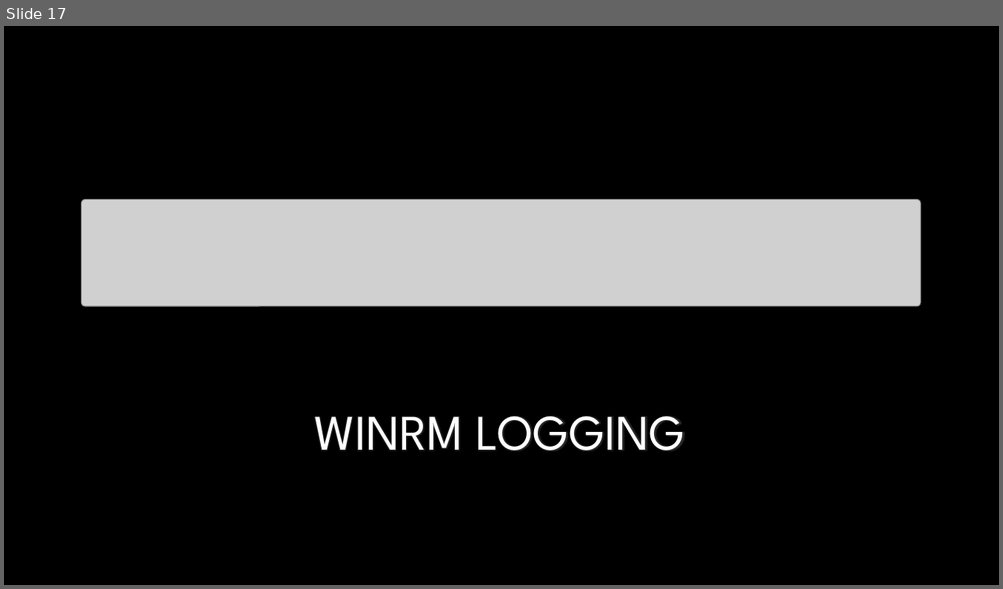
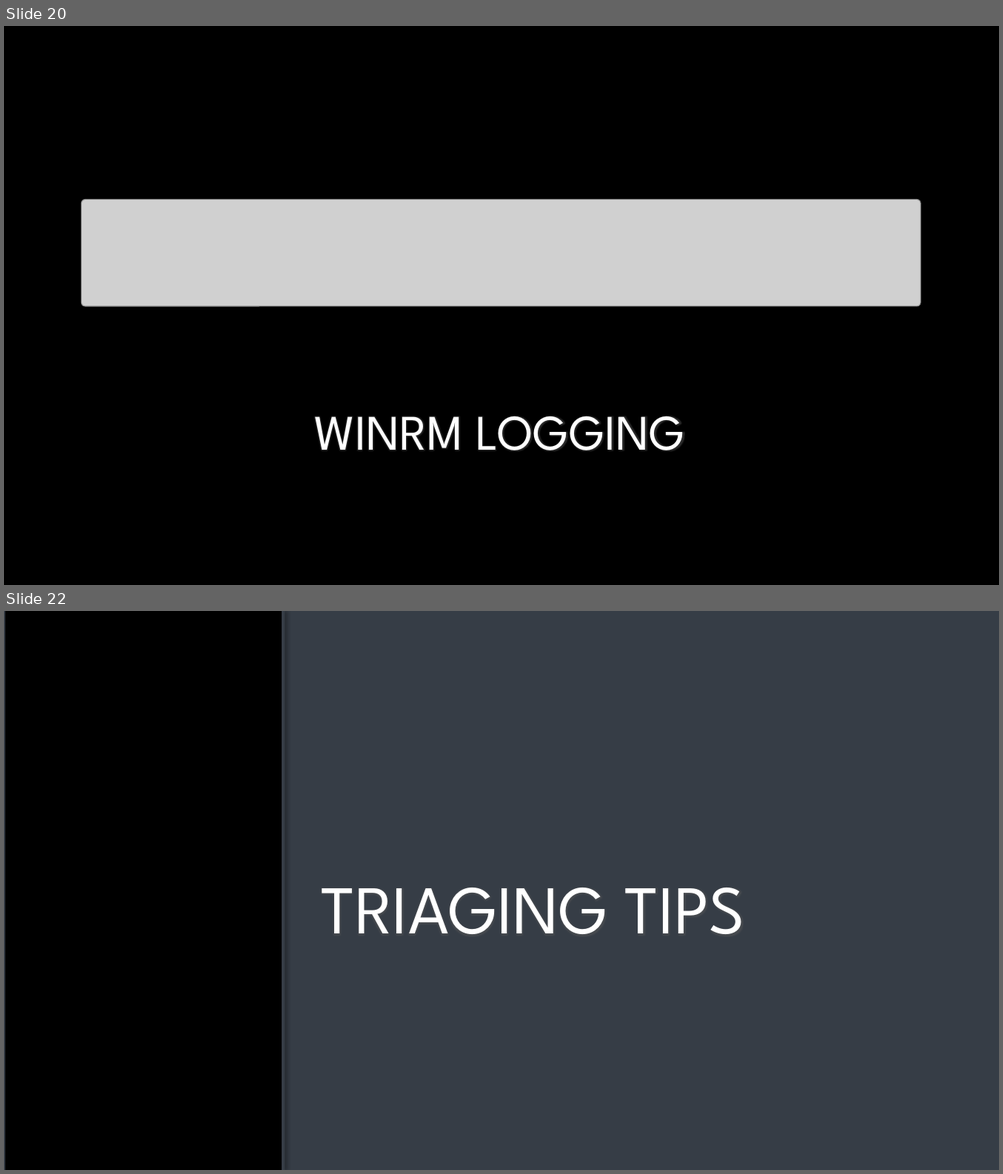
Before and after one commit to dwalleck/opencafe-training, a slide deck: OpenCafeTraining-Part2.pptx. Shown one above the other, each under a label of ours: slide 17 before the commit, slides 20 and 22 after it; the slides between them are not shown. The pictures are 1003x589 and 1003x1174 pixels, drawn with LibreOffice and Linux fonts; fonts in the diff are those of the drawing; grey boxes stand for pictures; background and template pictures are left out. Boxes give left, top, right and bottom in pixels: in the first picture for what was removed or moved away, otherwise in the second. Text is boxed around its words. In the diff, an @@ line names an element or a change of style, - is before the commit and + after.

```diff
--- a/OpenCafeTraining-Part2.pptx
+++ b/OpenCafeTraining-Part2.pptx
@@ slide 22 added at (4, 611, 999, 1170), background picture (left out) @@
@@ rectangle added at (4, 611, 999, 1170), fill #363D46 @@
@@ rounded rectangle added at (5, 611, 283, 1170), fill #000000 @@
@@ line added from (283, 611) to (283, 1170), #282E35 3 pt @@
@@ title added at (321, 888, 745, 934), 66 pt, text gradient #FFFFFF to #A6A6A6 @@
+TRIAGING TIPS
@@ what was slide 17 is now slide 20 @@
```
Also in this commit, not shown: 6 slides changed, 8 other slides added, 2 slides removed, 5 other files.
